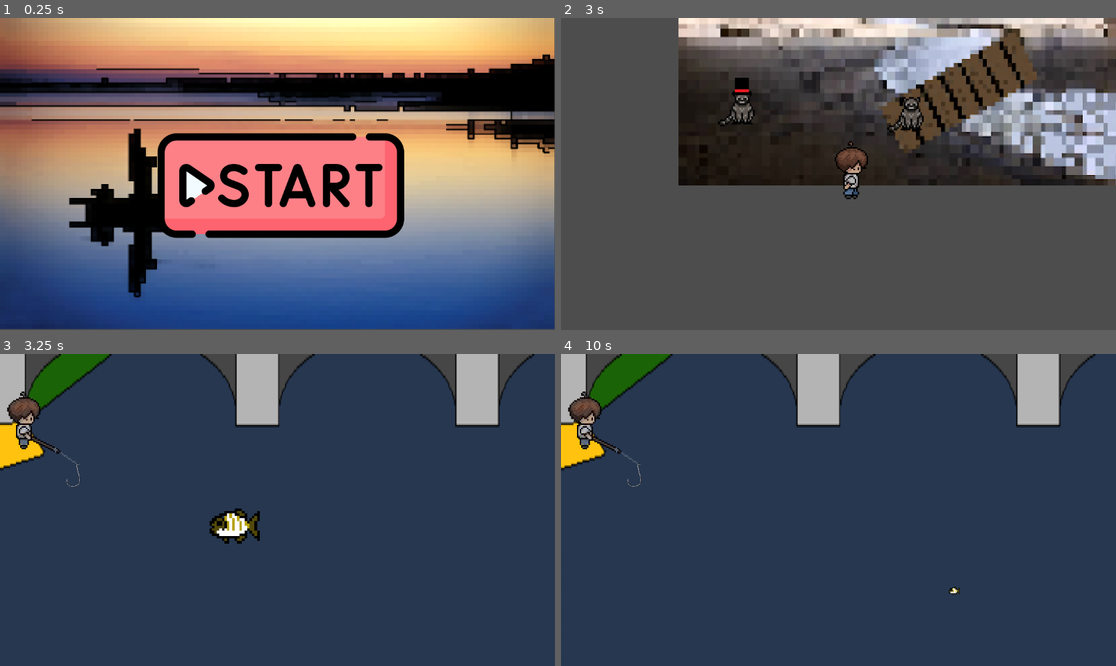
Above: before the commit, frames 1-4 (two rows, left to right).
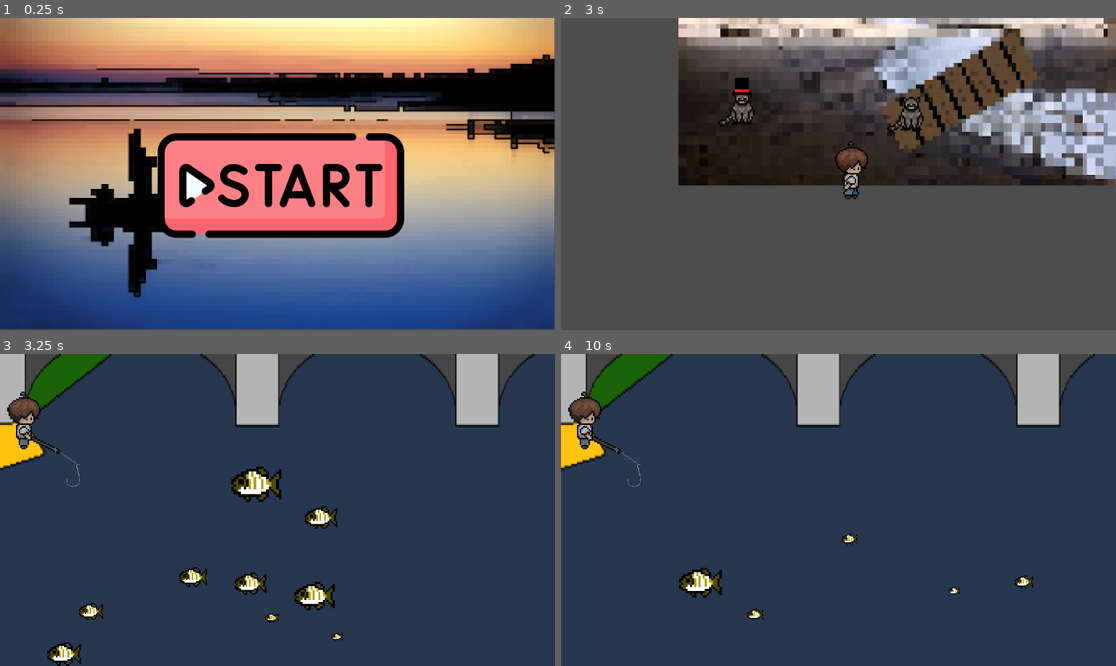
Above: after the commit, the same moments.

Repository: hayariku/Fiosh
Game: Godot game, scene res://1Start.tscn
Same seed, same stepped clock (60 frames per second), same inputs: the game is played once before the commit and once after it.
Inputs (mouse positions are in pixels of both pictures, inside the frame that each line leads up to):
- Up to frame 1 (0.25 s): no input
- Up to frame 2 (3 s): click (844, 152) at 0.5 s; tap Enter at 1.25 s; hold Right (ui_right) 1.28-2.03 s; hold A (a) 1.28-2.03 s; tap D (d) at 1.55, 2.1 s; hold Down (ui_down) 2.03-2.78 s; tap F (f) at 2.3 s; hold Right (ui_right) from 2.78 s (still down); hold F (f) from 2.78 s (still down)
- Up to frame 3 (3.25 s): keep holding Right (ui_right); keep holding F (f); tap G (g) at 3.05 s
- Up to frame 4 (10 s): release Right (ui_right) at 3.53 s; release F (f) at 3.53 s; hold Up (ui_up) 3.53-4.28 s; tap G (g) at 3.6, 9.8 s; tap J (j) at 3.8, 4.35 s; hold Left (ui_left) 4.28-5.78 s; tap P (p) at 4.55, 5.1 s; tap S (s) at 5.3 s; hold Down (ui_down) 5.78-6.53 s; hold S (s) 5.78-6.53 s; tap V (v) at 6.05, 6.6 s; hold Right (ui_right) 6.53-7.28 s; tap W (w) at 6.8 s; hold Up (ui_up) 7.28-8.03 s; hold W (w) 7.28-8.03 s; tap A (a) at 7.55, 8.1 s; hold Right (ui_right) 8.03-8.78 s; tap D (d) at 8.3 s; hold Down (ui_down) 8.78-9.53 s; hold D (d) 8.78-9.53 s; tap F (f) at 9.05, 9.6 s; hold Left (ui_left) from 9.53 s (still down)

Frames 1-2 are identical in both runs. In frame 3, 3.3% of the frame differs, in the area x 8-62%, y 36-100%; in frame 4, 0.8%.

Commit message:
working but no respawn

Diff:
--- a/blubblubblub/3_fishing.gd
+++ b/blubblubblub/3_fishing.gd
@@ -25,7 +25,9 @@
 var rodlvl = 3
 var spoollvl = 3
 
-# Fish tracking variables (No spawning logic here)
+# Fish spawning variables
+var fish_scene = preload("res://fish_1.tscn")
+var fish_count = 20
 var fish_list = []
 
 @onready var hook = $Hook
@@ -37,6 +39,7 @@
 	origin_position = hook.global_position
 	camera.make_current()
 	print("[DEBUG] Camera and sprite initialized.")
+	spawn_fish()  # Spawn fish when the game starts
 
 func _physics_process(delta):
 	handle_input(delta)
@@ -186,6 +189,20 @@
 	hook.global_position = origin_position
 	can_move_hook = false
 
+# Spawn multiple fish at random positions
+func spawn_fish():
+	for i in range(fish_count):
+		var fish = fish_scene.instantiate()
+		var random_position = Vector2(randf_range(-fishing_radius, fishing_radius), randf_range(400, 600))
+		fish.global_position = random_position
+
+		add_child(fish)
+		fish_list.append(fish)
+
+		print("[DEBUG] Fish spawned at:", random_position)
+
+	print("[DEBUG] Current fish count:", fish_list.size())
+
 # Collect caught fish once the hook is reeled in
 func collect_caught_fish():
 	var caught_fish = []
--- a/blubblubblub/fish_spawner.gd
+++ b/blubblubblub/fish_spawner.gd
@@ -1,61 +1,29 @@
 extends Node2D
 
-@export var fish_scene: PackedScene  # Assign `Fish.tscn` in the Inspector
-@export var max_fish: int = 20  # Keep exactly 20 fish in the scene
-@export var spawn_distance_range: Vector2 = Vector2(2500, 4500)  # Distance away from the player
-@export var spawn_depth_range: Vector2 = Vector2(700, 1200)  # Ensure fish spawn at correct depth
-
-var fish_list = []
+@export var fish_scene: PackedScene  # Drag and drop `Fish.tscn` here in the inspector
+@export var number_of_fish: int = 5  # Number of fish to spawn
+@export var spawn_area_size: Vector2 = Vector2(2000, 500)  # The size of the spawning area
 
 func _ready():
-	# Ensure we start with exactly `max_fish` fish
-	for i in range(max_fish):
-		spawn_fish()
-
-	# Run a check every second to maintain count
-	var spawn_timer = Timer.new()
-	spawn_timer.wait_time = 1.0  # Check every second
-	spawn_timer.autostart = true
-	spawn_timer.connect("timeout", Callable(self, "_check_fish_count"))
-	add_child(spawn_timer)
-
-func _check_fish_count():
-	# If fish count drops below `max_fish`, spawn new ones
-	while fish_list.size() < max_fish:
+	# Spawn the specified number of fish
+	for i in range(number_of_fish):
 		spawn_fish()
 
 func spawn_fish():
+	# Ensure the `fish_scene` is assigned
 	if not fish_scene:
-		print("[ERROR] No fish scene assigned!")
+		print("Error: No fish scene assigned!")
 		return
 
+	# Create an instance of the fish
 	var fish = fish_scene.instantiate()
 
-	# Generate spawn location based on rules
-	var spawn_distance = randf_range(spawn_distance_range.x, spawn_distance_range.y)
-	var spawn_y = randf_range(spawn_depth_range.x, spawn_depth_range.y)
+	# Set a random position within the spawn area
+	var random_position = Vector2(
+		randf_range(-spawn_area_size.x / 2, spawn_area_size.x / 2),
+		randf_range(-spawn_area_size.y / 2, spawn_area_size.y / 2)
+	)
+	fish.position = global_position + random_position
 
-	# Randomly choose whether to spawn left or right
-	var spawn_x = spawn_distance if randi() % 2 == 0 else -spawn_distance
-
-	# Set spawn position
-	fish.global_position = Vector2(spawn_x, spawn_y)
-
-	# Track despawning properly
-	fish.connect("tree_exited", Callable(self, "_on_fish_despawned").bind(fish))
-
+	# Add the fish to the scene tree
 	add_child(fish)
-	fish_list.append(fish)
-
-	print("[DEBUG] Spawned fish at:", fish.global_position)
-	print("[DEBUG] Current fish count:", fish_list.size())
-
-# Called when a fish is removed from the game
-func _on_fish_despawned(fish):
-	if fish_list.has(fish):
-		fish_list.erase(fish)
-
-	print("[DEBUG] Fish despawned. Current fish count:", fish_list.size())
-
-	# Trigger a check to refill the fish
-	_check_fish_count()
